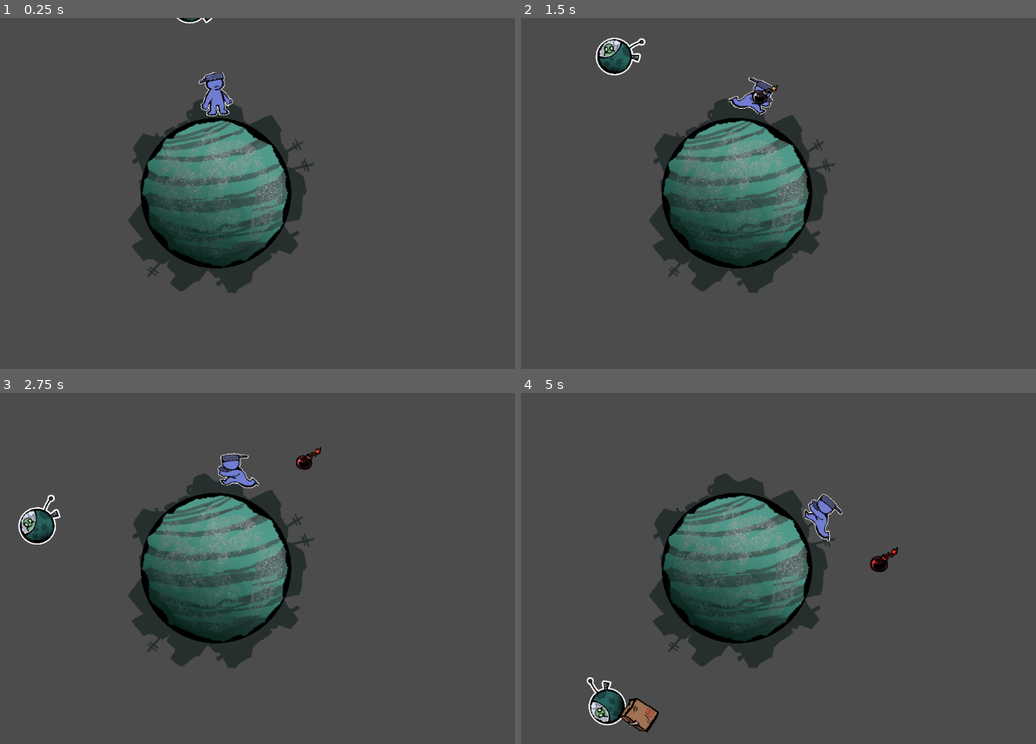
Above: before the commit, frames 1-4 (two rows, left to right).
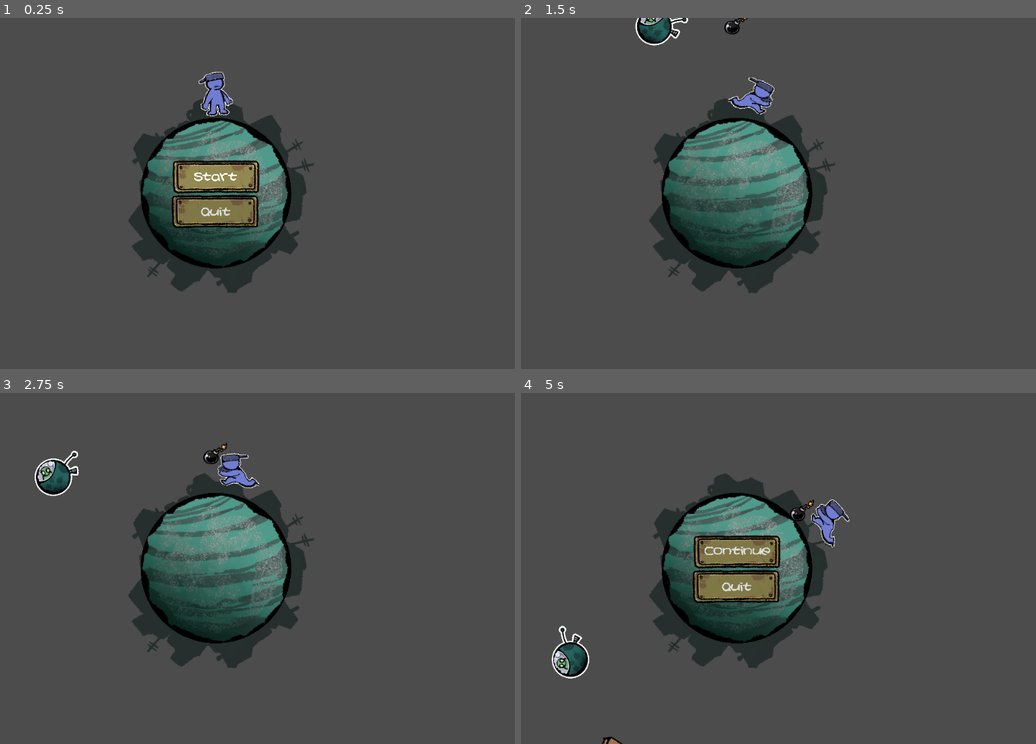
Above: after the commit, the same moments.

Repository: DanGrenade/TinyWorldJam
Game: Godot game, scene res://Scenes/GameTest.tscn
Two runs of this game, one before a commit and one after it. Both use one fixed random seed, a clock stepped at 60 frames per second and the inputs below. The project has no main scene, so this scene is started directly.
Inputs (mouse positions are in pixels of both pictures, inside the frame that each line leads up to):
- Up to frame 1 (0.25 s): no input
- Up to frame 2 (1.5 s): click (737, 175) at 0.5 s, where only the run after the commit has a clickable "Start"; hold D (move_right) from 1.28 s (still down); tap E (box_grab) at 1.35 s
- Up to frame 3 (2.75 s): tap Space (jump) at 1.52, 2.27 s; release D (move_right) at 2.03 s; hold Left (move_left) from 2.03 s (still down); tap E (box_grab) at 2.1 s
- Up to frame 4 (5 s): release Left (move_left) at 2.78 s; hold D (move_right) 2.78-4.28 s; tap E (box_grab) at 2.85, 3.6, 4.35 s; tap Space (jump) at 3.77, 4.52 s; hold Left (move_left) from 4.28 s (still down); tap Escape (pause_game, bound only after the commit) at 4.9 s

The runs differ from the first frame. In frame 1, 3.2% of the frame differs, in the area x 33-51%, y 0-60%; in frame 2, 1.5%; in frame 3, 1.6%; in frame 4, 5.8%, in the area x 5-74%, y 28-100%.

Commit message:
Issues 026 + 027 - Start and pause menu

Diff:
--- a/Scenes/GameTest.tscn
+++ b/Scenes/GameTest.tscn
@@ -1,12 +1,15 @@
-[gd_scene load_steps=6 format=2]
+[gd_scene load_steps=8 format=2]
 
 [ext_resource path="res://Scenes/PlayerCharacter.tscn" type="PackedScene" id=1]
 [ext_resource path="res://Scenes/GarbagePlanet.tscn" type="PackedScene" id=2]
 [ext_resource path="res://Scripts/GameCamera.gd" type="Script" id=3]
 [ext_resource path="res://Scripts/GarbageSpawner.gd" type="Script" id=4]
 [ext_resource path="res://Scenes/Alien_Ship.tscn" type="PackedScene" id=5]
+[ext_resource path="res://Scripts/GameManager.gd" type="Script" id=6]
+[ext_resource path="res://Scenes/Start_Menu.tscn" type="PackedScene" id=7]
 
-[node name="Node2D" type="Node2D"]
+[node name="GameManager" type="Node2D"]
+script = ExtResource( 6 )
 
 [node name="Camera2D" type="Camera2D" parent="."]
 position = Vector2( -2, 0 )
@@ -14,18 +17,18 @@
 current = true
 zoom = Vector2( 4, 4 )
 script = ExtResource( 3 )
-player_follow_path = NodePath("../PlayerCharacter")
+player_follow_path = NodePath("../../GameManager/PlayerCharacter")
 
 [node name="GarbagePlanet" parent="." instance=ExtResource( 2 )]
 
 [node name="PlayerCharacter" parent="." instance=ExtResource( 1 )]
 position = Vector2( 1.80859, -679.526 )
-gravity_body_path = NodePath("../GarbagePlanet")
+gravity_body_path = NodePath("../../GameManager/GarbagePlanet")
 
 [node name="GarbageSpawner" type="Node" parent="."]
 script = ExtResource( 4 )
-gravity_node_path = NodePath("../GarbagePlanet")
-alien_node_path = NodePath("../Alien_Ship")
+gravity_node_path = NodePath("../../GameManager/GarbagePlanet")
+alien_node_path = NodePath("../../GameManager/Alien_Ship")
 
 [node name="Timer" type="Timer" parent="GarbageSpawner"]
 wait_time = 3.0
@@ -33,6 +36,19 @@
 
 [node name="Alien_Ship" parent="." instance=ExtResource( 5 )]
 position = Vector2( 0, -1459.11 )
-planet_string = NodePath("../GarbagePlanet")
+planet_string = NodePath("../../GameManager/GarbagePlanet")
+
+[node name="Start_Menu" parent="." instance=ExtResource( 7 )]
+margin_left = -515.181
+margin_top = -295.984
+margin_right = -515.181
+margin_bottom = -295.984
+[connection signal="switch_game_state_signal" from="." to="Start_Menu" method="_on_GameManager_switch_game_state_signal"]
+[connection signal="switch_game_state_signal" from="." to="Alien_Ship" method="_on_GameManager_switch_game_state_signal"]
+[connection signal="switch_game_state_signal" from="." to="PlayerCharacter" method="_on_GameManager_switch_game_state_signal"]
+[connection signal="switch_game_state_signal" from="." to="Camera2D" method="_on_GameManager_switch_game_state_signal"]
+[connection signal="switch_game_state_signal" from="." to="GarbageSpawner" method="_on_GameManager_switch_game_state_signal"]
 [connection signal="player_hit" from="PlayerCharacter" to="Camera2D" method="_on_PlayerCharacter_player_hit"]
 [connection signal="timeout" from="GarbageSpawner/Timer" to="GarbageSpawner" method="_on_Timer_timeout"]
+[connection signal="Continue_Button_Pressed" from="Start_Menu" to="." method="_on_Start_Menu_Continue_Button_Pressed"]
+[connection signal="Start_Button_Pressed" from="Start_Menu" to="." method="_on_Start_Menu_Start_Button_Pressed"]
--- /dev/null
+++ b/Scenes/Start_Menu.tscn
@@ -0,0 +1,156 @@
+[gd_scene load_steps=6 format=2]
+
+[ext_resource path="res://Art/UI/button_large.png" type="Texture" id=1]
+[ext_resource path="res://Scripts/TextureButton.gd" type="Script" id=2]
+[ext_resource path="res://Scripts/Start_Menu.gd" type="Script" id=3]
+
+[sub_resource type="DynamicFontData" id=1]
+font_path = "res://font/kirbyss.ttf"
+
+[sub_resource type="DynamicFont" id=2]
+size = 90
+font_data = SubResource( 1 )
+
+[node name="Start_Menu" type="Control"]
+anchor_right = 1.0
+anchor_bottom = 1.0
+script = ExtResource( 3 )
+__meta__ = {
+"_edit_use_anchors_": false
+}
+
+[node name="VBoxContainer" type="VBoxContainer" parent="."]
+margin_left = 214.002
+margin_top = 1.7818
+margin_right = 824.002
+margin_bottom = 598.782
+focus_mode = 2
+size_flags_horizontal = 4
+size_flags_vertical = 4
+alignment = 1
+__meta__ = {
+"_edit_use_anchors_": false
+}
+
+[node name="TextureButton" type="TextureButton" parent="VBoxContainer"]
+modulate = Color( 0.87451, 0.87451, 0.87451, 1 )
+margin_left = 6.0
+margin_top = 63.0
+margin_right = 604.0
+margin_bottom = 296.0
+grow_horizontal = 2
+grow_vertical = 2
+mouse_default_cursor_shape = 2
+size_flags_horizontal = 4
+size_flags_vertical = 4
+texture_normal = ExtResource( 1 )
+stretch_mode = 3
+script = ExtResource( 2 )
+start_focus = true
+normal_color = Color( 0.87451, 0.87451, 0.87451, 1 )
+focus_color = Color( 1, 1, 1, 1 )
+pressed_color = Color( 0.870588, 0.894118, 1, 1 )
+
+[node name="RichTextLabel" type="RichTextLabel" parent="VBoxContainer/TextureButton"]
+anchor_right = 1.0
+anchor_bottom = 1.0
+margin_left = 46.0
+margin_top = 79.0
+margin_right = -52.0
+margin_bottom = -74.0
+mouse_filter = 2
+custom_fonts/normal_font = SubResource( 2 )
+custom_colors/default_color = Color( 1, 1, 1, 1 )
+custom_colors/selection_color = Color( 0.647059, 0.67451, 0.737255, 1 )
+bbcode_enabled = true
+bbcode_text = "[center]Start[/center]"
+text = "Start"
+fit_content_height = true
+scroll_active = false
+__meta__ = {
+"_edit_use_anchors_": false
+}
+
+[node name="TextureButton3" type="TextureButton" parent="VBoxContainer"]
+visible = false
+modulate = Color( 0.87451, 0.87451, 0.87451, 1 )
+margin_left = 6.0
+margin_top = 237.0
+margin_right = 604.0
+margin_bottom = 470.0
+grow_horizontal = 2
+grow_vertical = 2
+mouse_default_cursor_shape = 2
+size_flags_horizontal = 4
+size_flags_vertical = 4
+texture_normal = ExtResource( 1 )
+stretch_mode = 3
+script = ExtResource( 2 )
+normal_color = Color( 0.87451, 0.87451, 0.87451, 1 )
+focus_color = Color( 1, 1, 1, 1 )
+pressed_color = Color( 0.870588, 0.894118, 1, 1 )
+
+[node name="RichTextLabel" type="RichTextLabel" parent="VBoxContainer/TextureButton3"]
+anchor_right = 1.0
+anchor_bottom = 1.0
+margin_left = 40.1716
+margin_top = 73.3848
+margin_right = -33.8284
+margin_bottom = -79.6152
+mouse_filter = 2
+custom_fonts/normal_font = SubResource( 2 )
+custom_colors/default_color = Color( 1, 1, 1, 1 )
+custom_colors/selection_color = Color( 0.647059, 0.67451, 0.737255, 1 )
+bbcode_enabled = true
+bbcode_text = "[center]Continue[/center]"
+text = "Continue"
+fit_content_height = true
+scroll_active = false
+__meta__ = {
+"_edit_use_anchors_": false
+}
+
+[node name="TextureButton2" type="TextureButton" parent="VBoxContainer"]
+modulate = Color( 0.87451, 0.87451, 0.87451, 1 )
+margin_top = 300.0
+margin_right = 610.0
+margin_bottom = 533.0
+texture_normal = ExtResource( 1 )
+script = ExtResource( 2 )
+normal_color = Color( 0.87451, 0.87451, 0.87451, 1 )
+focus_color = Color( 1, 1, 1, 1 )
+pressed_color = Color( 0.870588, 0.894118, 1, 1 )
+
+[node name="RichTextLabel" type="RichTextLabel" parent="VBoxContainer/TextureButton2"]
+anchor_right = 1.0
+anchor_bottom = 1.0
+margin_left = 54.0
+margin_top = 82.0
+margin_right = -55.0
+margin_bottom = -71.0
+mouse_filter = 2
+custom_fonts/normal_font = SubResource( 2 )
+custom_colors/default_color = Color( 1, 1, 1, 1 )
+custom_colors/selection_color = Color( 0.647059, 0.67451, 0.737255, 1 )
+bbcode_enabled = true
+bbcode_text = "[center]Quit[/center]"
+text = "Quit"
+fit_content_height = true
+__meta__ = {
+"_edit_use_anchors_": false
+}
+[connection signal="button_down" from="VBoxContainer/TextureButton" to="VBoxContainer/TextureButton" method="_on_TextureButton_button_down"]
+[connection signal="button_up" from="VBoxContainer/TextureButton" to="VBoxContainer/TextureButton" method="_on_TextureButton_button_up"]
+[connection signal="focus_entered" from="VBoxContainer/TextureButton" to="VBoxContainer/TextureButton" method="_on_TextureButton_focus_entered"]
+[connection signal="focus_exited" from="VBoxContainer/TextureButton" to="VBoxContainer/TextureButton" method="_on_TextureButton_focus_exited"]
+[connection signal="pressed" from="VBoxContainer/TextureButton" to="." method="_on_TextureButton_pressed"]
+[connection signal="button_down" from="VBoxContainer/TextureButton3" to="VBoxContainer/TextureButton3" method="_on_TextureButton_button_down"]
+[connection signal="button_up" from="VBoxContainer/TextureButton3" to="VBoxContainer/TextureButton3" method="_on_TextureButton_button_up"]
+[connection signal="focus_entered" from="VBoxContainer/TextureButton3" to="VBoxContainer/TextureButton3" method="_on_TextureButton_focus_entered"]
+[connection signal="focus_exited" from="VBoxContainer/TextureButton3" to="VBoxContainer/TextureButton3" method="_on_TextureButton_focus_exited"]
+[connection signal="pressed" from="VBoxContainer/TextureButton3" to="." method="_on_TextureButton3_pressed"]
+[connection signal="button_down" from="VBoxContainer/TextureButton2" to="VBoxContainer/TextureButton2" method="_on_TextureButton_button_down"]
+[connection signal="button_up" from="VBoxContainer/TextureButton2" to="VBoxContainer/TextureButton2" method="_on_TextureButton_button_up"]
+[connection signal="focus_entered" from="VBoxContainer/TextureButton2" to="VBoxContainer/TextureButton2" method="_on_TextureButton_focus_entered"]
+[connection signal="focus_exited" from="VBoxContainer/TextureButton2" to="VBoxContainer/TextureButton2" method="_on_TextureButton_focus_exited"]
+[connection signal="pressed" from="VBoxContainer/TextureButton2" to="." method="_on_TextureButton2_pressed"]
--- a/Scripts/Alien_Ship.gd
+++ b/Scripts/Alien_Ship.gd
@@ -1,4 +1,6 @@
 extends KinematicBody2D
+
+var game_paused = false
 
 export var float_adjustment = 1
 export var float_speed = 1.5
@@ -17,10 +19,13 @@
 	pass
 
 func _process(delta):
+	if game_paused: return
+
 	$ufo.global_rotation = (position - planet_node.position).angle() + (1.5 * PI/2)
 	pass
 
 func _physics_process(delta):
+	if game_paused: return
 
 	velocity.y = sin(OS.get_unix_time() * float_speed) * float_adjustment
 
@@ -33,3 +38,8 @@
 		pass
 
 	pass
+
+
+func _on_GameManager_switch_game_state_signal(pause_state):
+	game_paused = pause_state
+	pass
--- a/Scripts/BasicTrash.gd
+++ b/Scripts/BasicTrash.gd
@@ -1,4 +1,6 @@
 extends KinematicBody2D
+
+var game_paused = false
 
 var gravity_node
 var original_parent
@@ -23,9 +25,12 @@
 	global_rotation = (position - gravity_node.global_position).angle() + (PI/2)
 
 	original_parent = get_parent()
+	original_parent.connect("switch_game_state_signal", self, "_on_GameManager_switch_game_state_signal")
 	pass
 
 func _physics_process(delta):
+	if game_paused: return
+
 	if current_state == state_falling:
 
 		var collision_data = move_and_collide(velocity * delta)
@@ -61,3 +66,7 @@
 	gravity_node.garbage_hit(collision_point)
 	queue_free()
 	pass
+
+func _on_GameManager_switch_game_state_signal(pause_state):
+	game_paused = pause_state
+	pass
--- a/Scripts/Bomb.gd
+++ b/Scripts/Bomb.gd
@@ -1,4 +1,6 @@
 extends KinematicBody2D
+
+var game_paused
 
 export var drop_velocity = 5
 var gravity_node
@@ -16,6 +18,7 @@
 	alien = alien_node
 
 	parent_node = get_parent()
+	parent_node.get_parent().connect("switch_game_state_signal", self, "_on_GameManager_switch_game_state_signal")
 
 	drop_bomb()
 	pass
@@ -32,11 +35,9 @@
 
 	pass
 
-func _process(delta):
-	global_position - gravity_node.position
-	pass
+func _physics_process(delta):
+	if game_paused: return
 
-func _physics_process(delta):
 	if current_state == state_falling:
 		velocity = (gravity_node.global_position - global_position).normalized() * drop_velocity
 
@@ -75,3 +76,15 @@
 	drop_bomb()
 
 	pass
+
+func _on_GameManager_switch_game_state_signal(pause_state):
+	game_paused = pause_state
+	if game_paused:
+		$bomb/AnimationPlayer.stop(false)
+		$ExplosionTimer.paused = true
+		pass
+	else:
+		$bomb/AnimationPlayer.play()
+		$ExplosionTimer.paused = false
+		pass
+	pass
--- a/Scripts/GameCamera.gd
+++ b/Scripts/GameCamera.gd
@@ -1,4 +1,6 @@
 extends Camera2D
+
+var game_paused = false
 
 export var player_follow_path = NodePath()
 var player_follow_node
@@ -13,6 +15,7 @@
 	pass
 
 func _process(delta):
+	if game_paused: return
 
 	if shaking:
 		current_shake = move_toward(current_shake, 0, shake_reduction * delta)
@@ -40,3 +43,8 @@
 	do_shake()
 
 	pass
+
+
+func _on_GameManager_switch_game_state_signal(paused_state):
+	game_paused = paused_state
+	pass
--- /dev/null
+++ b/Scripts/GameManager.gd
@@ -0,0 +1,41 @@
+extends Node2D
+
+signal switch_game_state_signal(pause_state)
+
+enum {state_start, state_playing, state_escape, state_fail}
+var current_state = state_start
+
+func _ready():
+	stop_game()
+	pass
+
+func _process(delta):
+	if Input.is_action_pressed("pause_game"):
+		if current_state == state_playing:
+			stop_game()
+			pass
+		elif current_state == state_escape:
+			continue_game()
+			pass
+		pass
+	pass
+
+func stop_game():
+	emit_signal("switch_game_state_signal", true)
+	pass
+
+func continue_game():
+	emit_signal("switch_game_state_signal", false)
+	pass
+
+
+func _on_Start_Menu_Start_Button_Pressed():
+	current_state = state_playing
+	continue_game()
+	pass
+
+
+func _on_Start_Menu_Continue_Button_Pressed():
+	current_state = state_playing
+	continue_game()
+	pass
--- a/Scripts/GarbageSpawner.gd
+++ b/Scripts/GarbageSpawner.gd
@@ -21,11 +21,16 @@
 func spawn_trash():
 	var trash = preload("res://Scenes/BasicTrash.tscn").instance()
 	get_parent().add_child(trash)
+
 	trash.spawn(gravity_node, Vector2.UP.rotated(rand_range(0, 2 * PI)) * start_distance)
-
 
 	pass
 
 func _on_Timer_timeout():
 	spawn_trash()
-	pass # Replace with function body.
+	pass
+
+
+func _on_GameManager_switch_game_state_signal(pause_state):
+	$Timer.paused = pause_state
+	pass
--- a/Scripts/PlayerCharacter.gd
+++ b/Scripts/PlayerCharacter.gd
@@ -1,4 +1,6 @@
 extends KinematicBody2D
+
+var game_stopped = false
 
 signal player_hit
 export var max_health = 3
@@ -32,6 +34,8 @@
 	pass
 
 func _process(delta):
+	if game_stopped: return
+
 	global_rotation = (position - gravity_body.position).angle() + (PI/2)
 
 	if grounded:
@@ -131,6 +135,7 @@
 	pass
 
 func _physics_process(delta):
+	if game_stopped: return
 
 	if not grounded:
 		# If we landed on an object, we're grounded.
@@ -163,3 +168,8 @@
 	emit_signal("player_hit")
 
 	pass
+
+
+func _on_GameManager_switch_game_state_signal(pause_state):
+	game_stopped = pause_state
+	pass
--- /dev/null
+++ b/Scripts/Start_Menu.gd
@@ -0,0 +1,40 @@
+extends Control
+
+var Start_Button_Node
+signal Start_Button_Pressed
+
+var Continue_Button_Node
+signal Continue_Button_Pressed
+
+var Quit_Button_Node
+signal Quit_Button_Pressed
+
+
+#Start button pressed
+func _on_TextureButton_pressed():
+	emit_signal("Start_Button_Pressed")
+
+	visible = false
+	$VBoxContainer/TextureButton.visible = false
+	$VBoxContainer/TextureButton3.visible = true
+	pass
+
+#Continue Button Pressed
+func _on_TextureButton3_pressed():
+	emit_signal("Continue_Button_Pressed")
+
+	pass
+
+
+#Quit Button Pressed
+func _on_TextureButton2_pressed():
+	emit_signal("Quit_Button_Pressed")
+	get_tree().quit()
+	pass
+
+
+func _on_GameManager_switch_game_state_signal(pause_state):
+	if visible && pause_state: return
+
+	visible = pause_state
+	pass
--- /dev/null
+++ b/Scripts/TextureButton.gd
@@ -0,0 +1,30 @@
+extends TextureButton
+
+export var start_focus = false
+
+export var normal_color = Color()
+export var focus_color = Color()
+export var pressed_color = Color()
+
+func _ready():
+	if start_focus: grab_focus()
+	pass
+
+func _on_TextureButton_focus_entered():
+	modulate = focus_color
+	pass
+
+
+func _on_TextureButton_focus_exited():
+	modulate = normal_color
+	pass
+
+
+func _on_TextureButton_button_down():
+	modulate = pressed_color
+	pass
+
+
+func _on_TextureButton_button_up():
+	modulate = focus_color
+	pass
--- /dev/null
+++ b/font/Base_Font.tres
@@ -0,0 +1,8 @@
+[gd_resource type="DynamicFont" load_steps=2 format=2]
+
+[sub_resource type="DynamicFontData" id=1]
+font_path = "res://font/kirbyss.ttf"
+
+[resource]
+size = 180
+font_data = SubResource( 1 )
--- a/project.godot
+++ b/project.godot
@@ -51,6 +51,12 @@
 , Object(InputEventJoypadButton,"resource_local_to_scene":false,"resource_name":"","device":0,"button_index":2,"pressure":0.0,"pressed":false,"script":null)
  ]
 }
+pause_game={
+"deadzone": 0.5,
+"events": [ Object(InputEventKey,"resource_local_to_scene":false,"resource_name":"","device":0,"alt":false,"shift":false,"control":false,"meta":false,"command":false,"pressed":false,"scancode":16777217,"unicode":0,"echo":false,"script":null)
+, Object(InputEventJoypadButton,"resource_local_to_scene":false,"resource_name":"","device":0,"button_index":11,"pressure":0.0,"pressed":false,"script":null)
+ ]
+}
 
 [layer_names]
 
Binary file added: Art/UI/button_large.png
Not shown, added: Art/UI/button_large.png.import
Binary file added: Art/UI/button_small.png
Not shown, added: Art/UI/button_small.png.import
Not shown: 4 places in Scenes/Bomb.tscn that only renumber resources
Binary file added: font/kirbyss.ttf
